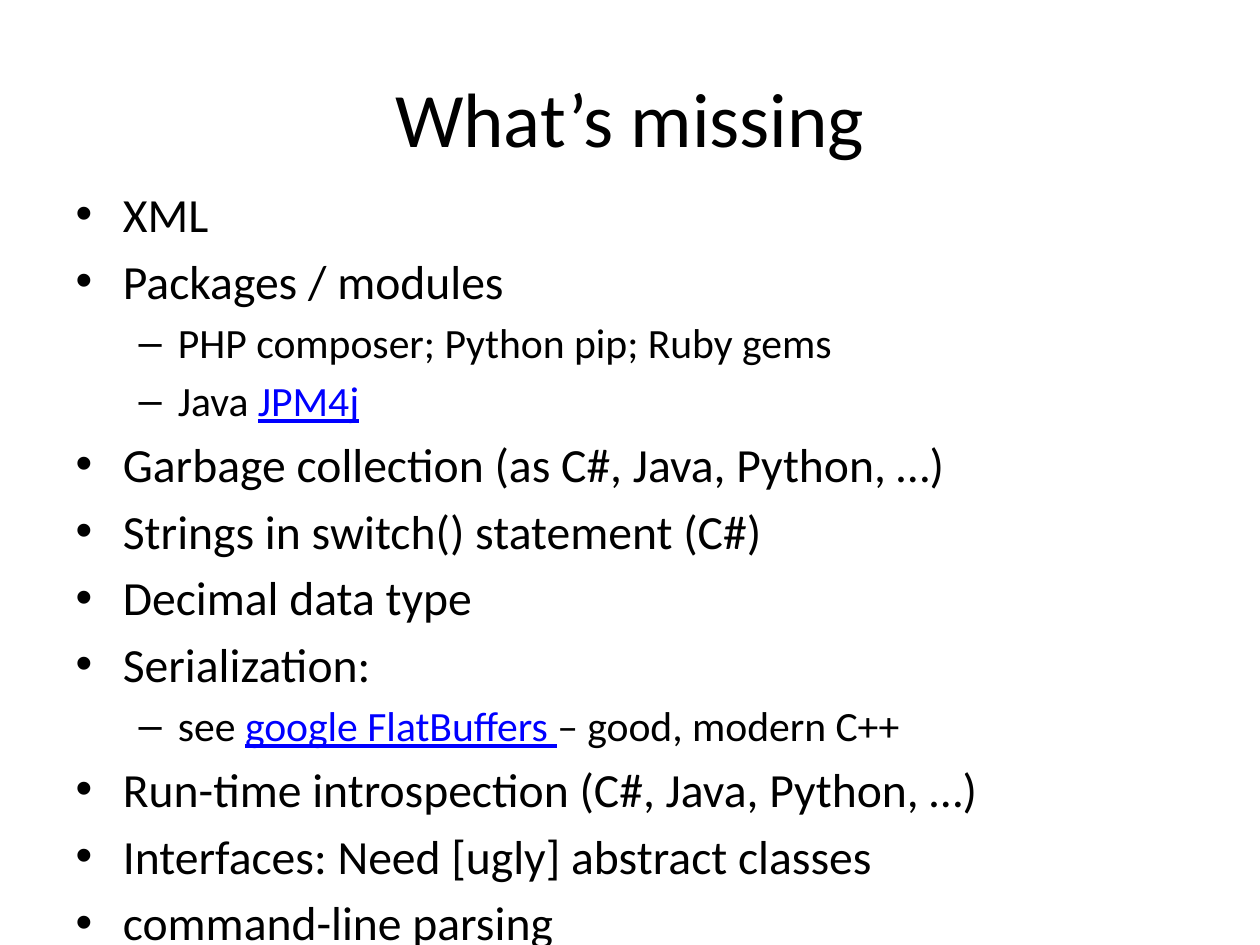
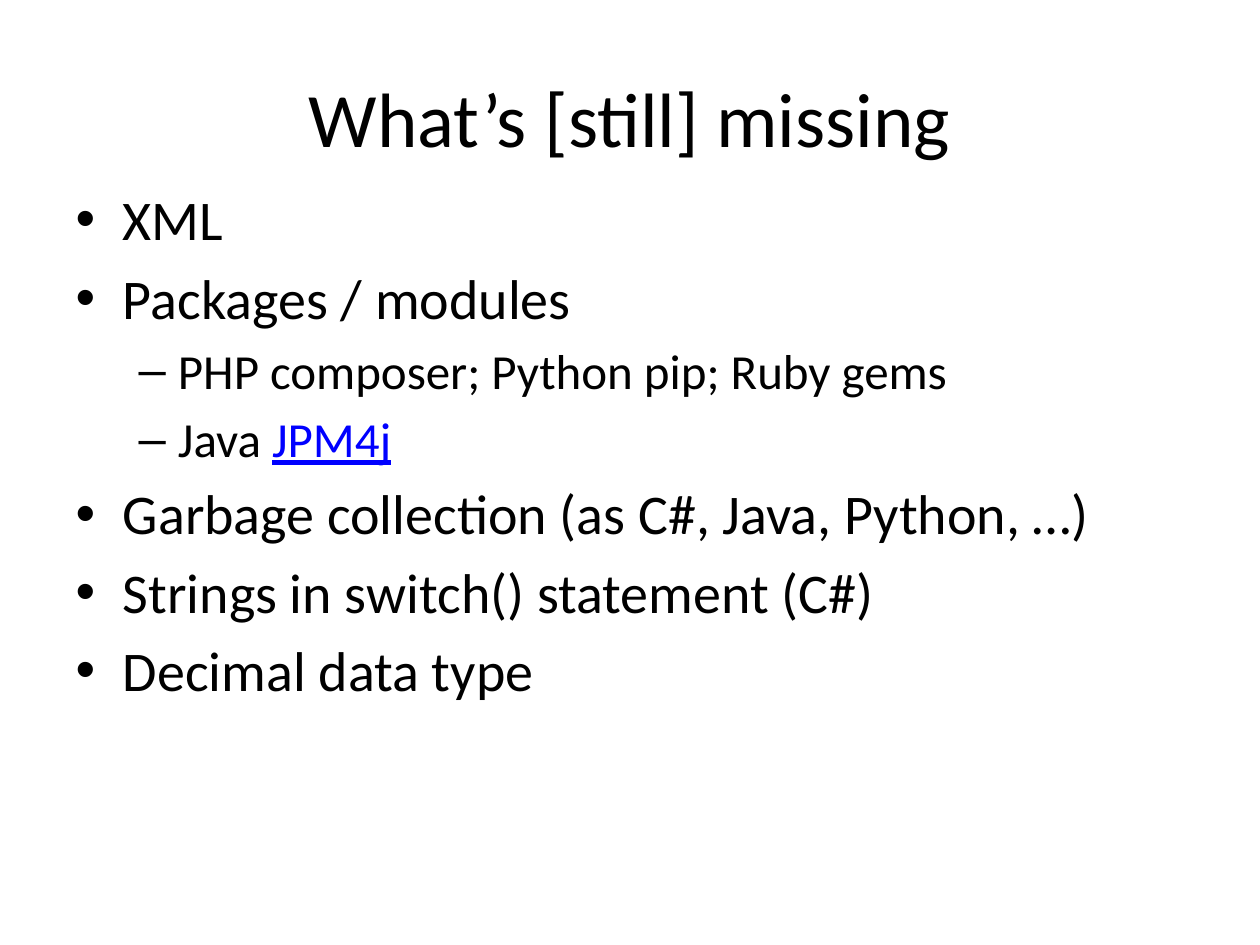
Before and after one commit to fellmad/FunWithCpp11, a slide deck: slide 14 of doc/Fun_with_C++11.pptx. Drawn at 1260x945 pixels with LibreOffice and Linux fonts; fonts in the diff are those of the drawing. Boxes give left, top, right and bottom in pixels: in the first picture for what was removed or moved away, otherwise in the second. Text is boxed around its words. In the diff, an @@ line names an element or a change of style, - is before the commit and + after.

Commit message:
pptx

```diff
--- a/doc/Fun_with_C++11.pptx
+++ b/doc/Fun_with_C++11.pptx
@@ title at [309,91,950,161]: text changed @@
-What’s missing
+What’s [still] missing
@@ text "XML" at [123,204,1020,700]: size 27.2 to 32 pt in "XML", "Packages / modules", "Garbage collection (as C#, Java, Python, …)", "Strings in switch() statement (C#)" and 1 more places; size 23.8 to 28 pt in "PHP composer; Python pip; Ruby gems", "Java JPM4j" @@
@@ text at [123,649,919,945]: paragraphs removed @@
-• Serialization:
-  – see google FlatBuffers – good, modern C++
-• Run-time introspection (C#, Java, Python, …)
-• Interfaces: Need [ugly] abstract classes
-• command-line parsing
```
Also in this commit, not shown: 1 slide added.
